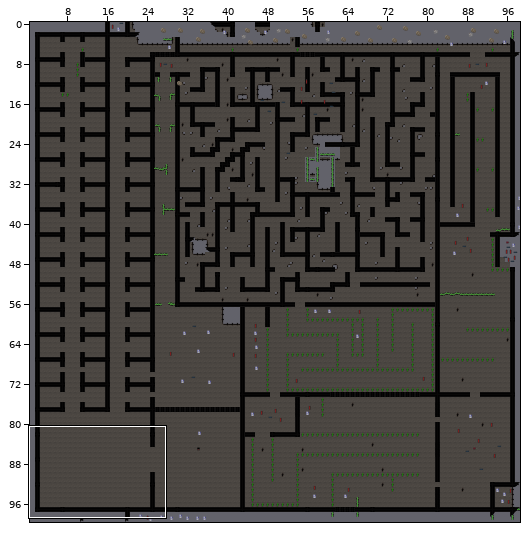
Tiled map (JSON): public/maps/b_karteship.tmj. Above, an overview of the earlier version with the close-up marked.
Close-up. Before:
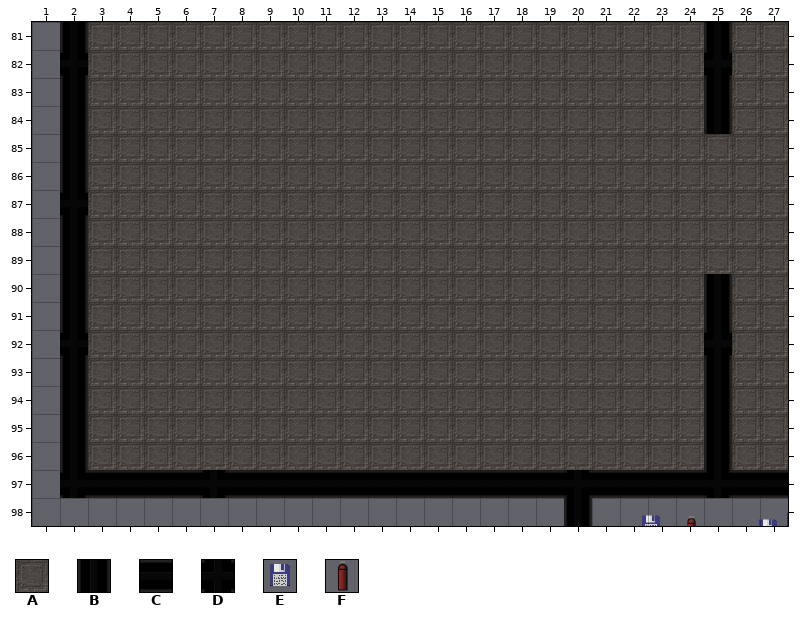
Cells are 32x32 px. Shown: x 1..27, y 81..98. The commit also changed other parts of the map, which this record leaves out.
Key: from "ship": A 0, B 1, C 2, D 3, E 56, F 62.
_ is an empty cell.
Objects are placed by their top-left corner, in cells (3,4 is the top-left corner of cell 3,4); size is 1x1 cell unless given.
Layer "Tile Layer 1" before, first column x 1:
81 _BAAAAAAAAAAAAAAAAAAAAAABAA
82 _DAAAAAAAAAAAAAAAAAAAAAADAA
83 _BAAAAAAAAAAAAAAAAAAAAAABAA
84 _BAAAAAAAAAAAAAAAAAAAAAABAA
85 _BAAAAAAAAAAAAAAAAAAAAAAAAA
86 _BAAAAAAAAAAAAAAAAAAAAAAAAA
87 _DAAAAAAAAAAAAAAAAAAAAAAAAA
88 _BAAAAAAAAAAAAAAAAAAAAAAAAA
89 _BAAAAAAAAAAAAAAAAAAAAAAAAA
90 _BAAAAAAAAAAAAAAAAAAAAAABAA
91 _BAAAAAAAAAAAAAAAAAAAAAABAA
92 _DAAAAAAAAAAAAAAAAAAAAAADAA
93 _BAAAAAAAAAAAAAAAAAAAAAABAA
94 _BAAAAAAAAAAAAAAAAAAAAAABAA
95 _BAAAAAAAAAAAAAAAAAAAAAABAA
96 _BAAAAAAAAAAAAAAAAAAAAAABAA
97 _DCCCCDCCCCCCCCCCCCDCCCCDCC
98 ___________________B_______
Objects on layer "Object Layer 1" before:
F at 27.6,98.3
E at 22.6,98.5
F at 24,98.6
E at 26.8,98.7
The same view after the edit:
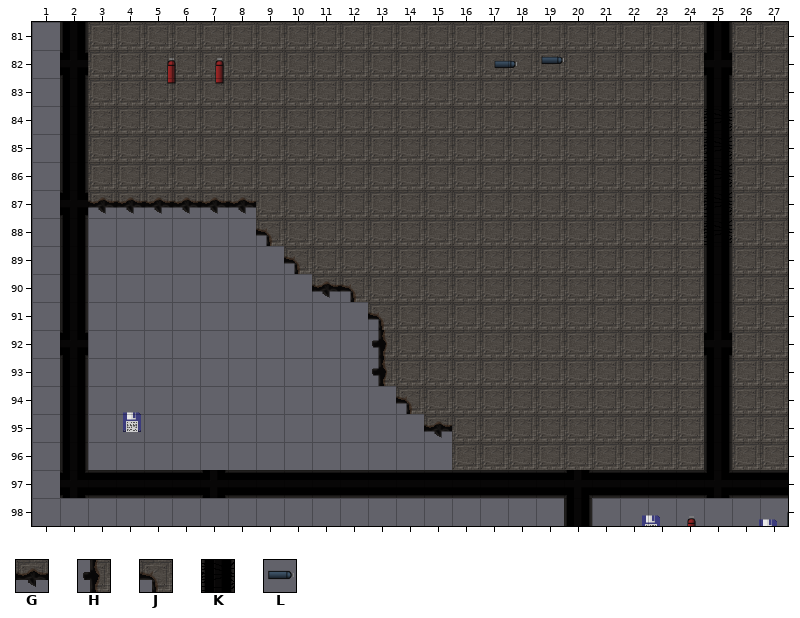
Further tiles: from "ship": G 5, H 6, J 10, K 18, L 61.
The exact change:
Changed rows in their new state; . is an unchanged cell.
Layer "Tile Layer 1":
first column x 3:
84 ......................K
85 ......................K
86 ......................K
87 GGGGGG................K
88 ______J...............K
89 _______J..............B
90 ________GJ.............
91 __________J............
92 __________H............
93 __________H............
94 ___________J...........
95 ____________G..........
96 _____________..........
Layer "Object Layer 1":
added: L at 19.1,81.9
added: L at 17.4,82
added: F at 7.2,82.2
added: F at 5.5,82.2
added: E at 4.1,94.8
Boxes around the changes in both close-ups, in picture pixels (x1, y1, x2, y2):
added: (541, 57, 564, 64)
added: (494, 60, 517, 68)
added: (167, 58, 176, 84)
added: (215, 58, 224, 84)
changed: (704, 108, 732, 274)
changed: (88, 197, 452, 470)
